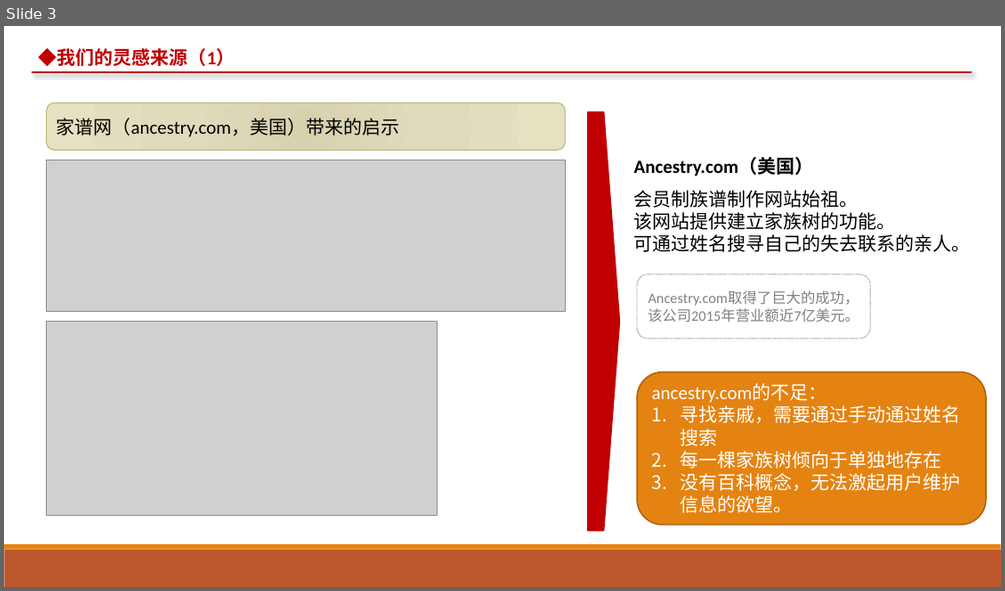
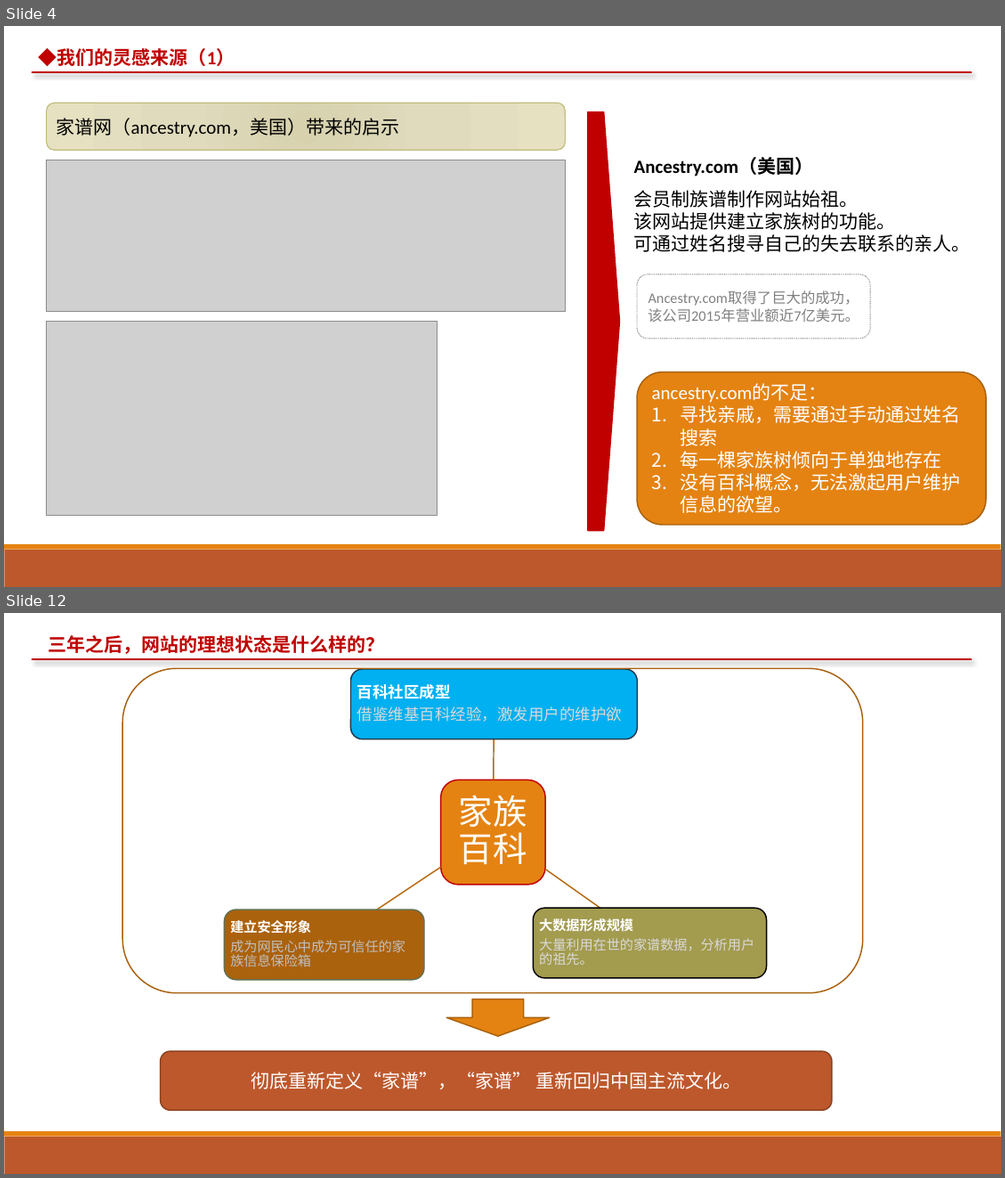
Before and after one commit to alpena1986/bloodnetdoc, a slide deck: 商业计划书.pptx. Shown one above the other, each under a label of ours: slide 3 before the commit, slides 4 and 12 after it; the slides between them are not shown. The pictures are 1005x591 and 1005x1178 pixels, drawn with LibreOffice and Linux fonts; fonts in the diff are those of the drawing; grey boxes stand for pictures. Boxes give left, top, right and bottom in pixels: in the first picture for what was removed or moved away, otherwise in the second. Text is boxed around its words. In the diff, an @@ line names an element or a change of style, - is before the commit and + after.

```diff
--- a/商业计划书.pptx
+++ b/商业计划书.pptx
@@ slide 12 added at (x1=4, y1=613, x2=1001, y2=1174), background #FFFFFF; not listed: 2 template elements that a slide beside it also shows @@
@@ text added at (x1=48, y1=635, x2=385, y2=654), 18 pt, text #C00000, bold @@
+三年之后，网站的理想状态是什么样的？
@@ line added from (31, 659) to (971, 659), #C00000 1.5 pt @@
@@ rounded rectangle added at (x1=123, y1=668, x2=863, y2=993), outline #A9610D 1.25 pt @@
@@ group added at (x1=225, y1=669, x2=767, y2=981): 4 rounded rectangles, 4 texts, 3 freeform shapes @@
+家族百科
+百科社区成型
+借鉴维基百科经验，激发用户的维护欲
+大数据形成规模
+大量利用在世的家谱数据，分析用户的祖先。
+建立安全形象
+成为网民心中成为可信任的家族信息保险箱
@@ down arrow added at (x1=446, y1=999, x2=550, y2=1036), fill #E48312, outline #A9610D 1.25 pt @@
@@ rounded rectangle added at (x1=161, y1=1051, x2=832, y2=1111), fill #BD582C, outline #8C4121 1.25 pt, 18 pt, text #FFFFFF @@
+彻底重新定义“家谱”，“家谱” 重新回归中国主流文化。
@@ what was slide 3 is now slide 4 @@
```
Also in this commit, not shown: 7 slides changed, 9 other slides added, 1 slide removed, 1 other file.
